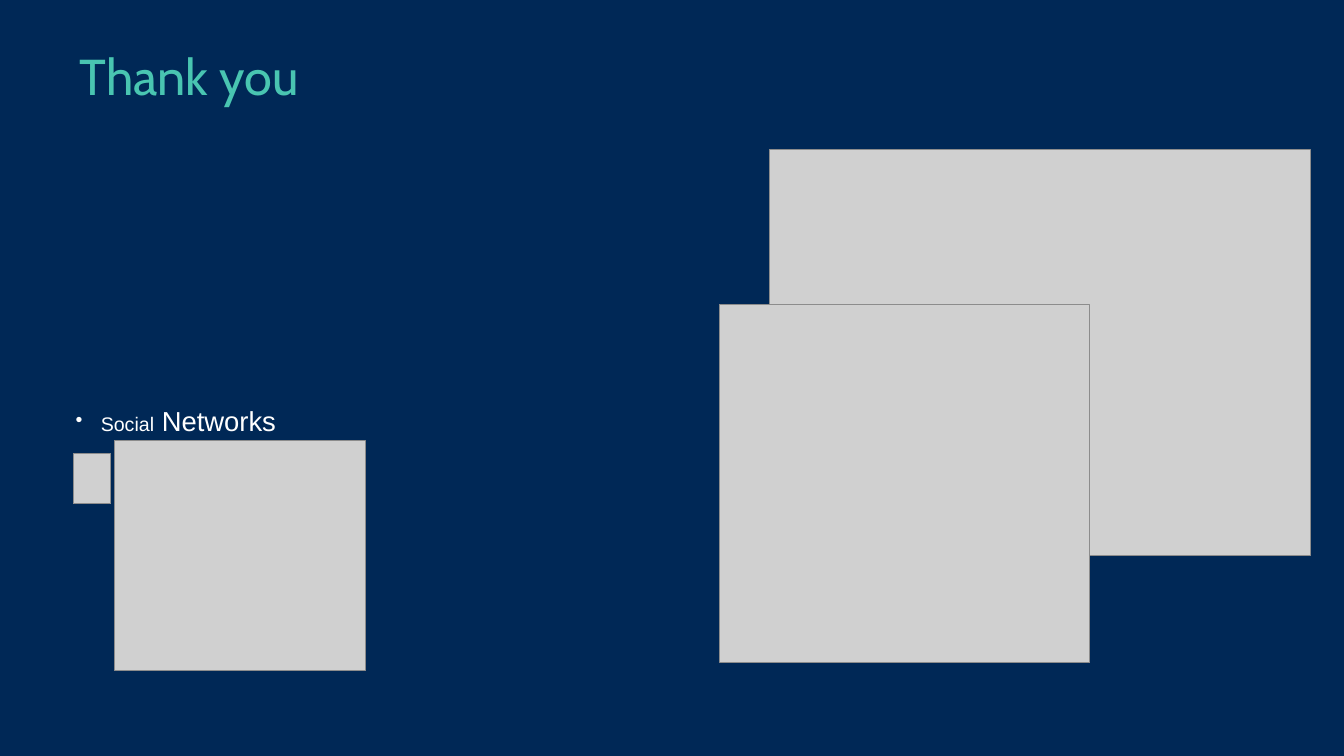
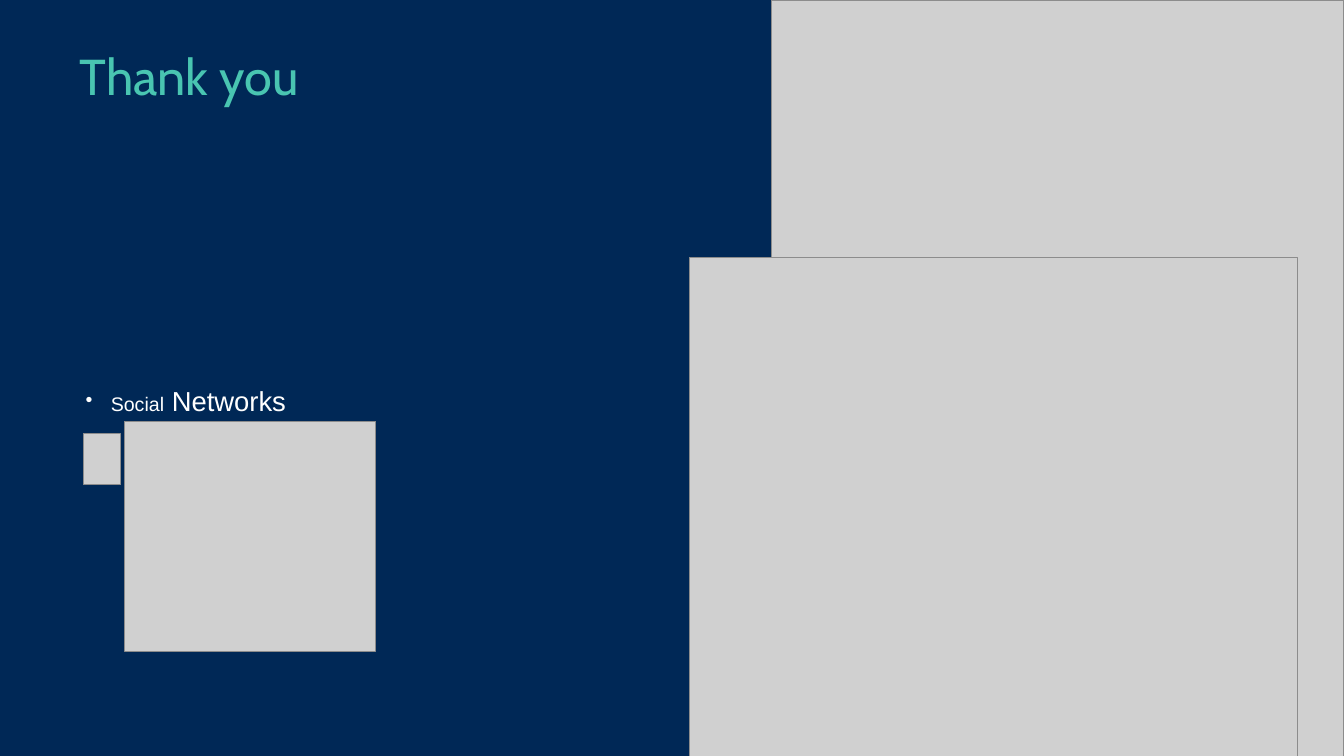
Before and after one commit to KRSNagaraj/Data-Quality-Revolution-The-Fabric-OpenAI-Approach, a slide deck: slide 9 of deck/Data Quality Revolution The Fabric-OpenAI Approach.pptx. Drawn at 1344x756 pixels with LibreOffice and Linux fonts; fonts in the diff are those of the drawing; grey boxes stand for pictures. Boxes give left, top, right and bottom in pixels: in the first picture for what was removed or moved away, otherwise in the second. Text is boxed around its words. In the diff, an @@ line names an element or a change of style, - is before the commit and + after.

```diff
--- a/deck/Data Quality Revolution The Fabric-OpenAI Approach.pptx
+++ b/deck/Data Quality Revolution The Fabric-OpenAI Approach.pptx
@@ picture: place and size @@
-picture at (769,150,1311,557)
+picture at (772,0,1344,756)
@@ picture: place and size @@
-picture at (720,304,1090,662)
+picture at (690,257,1298,756)
@@ 2 pictures, 1 text: place and size @@
-2 pictures, 1 text at (73,411,365,670)
+2 pictures, 1 text at (83,391,375,651)
```
Also in this commit, not shown: 1 other slide changed.
